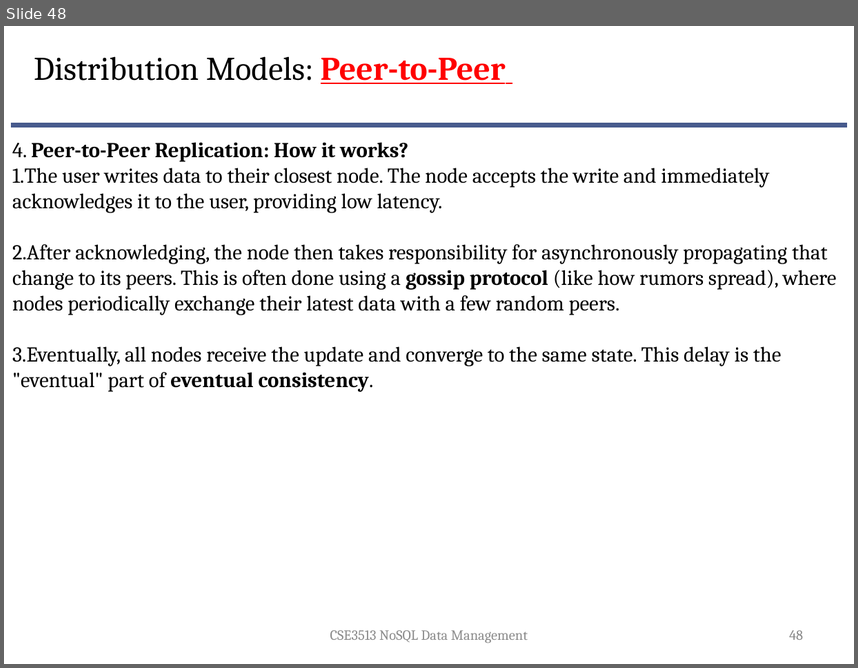
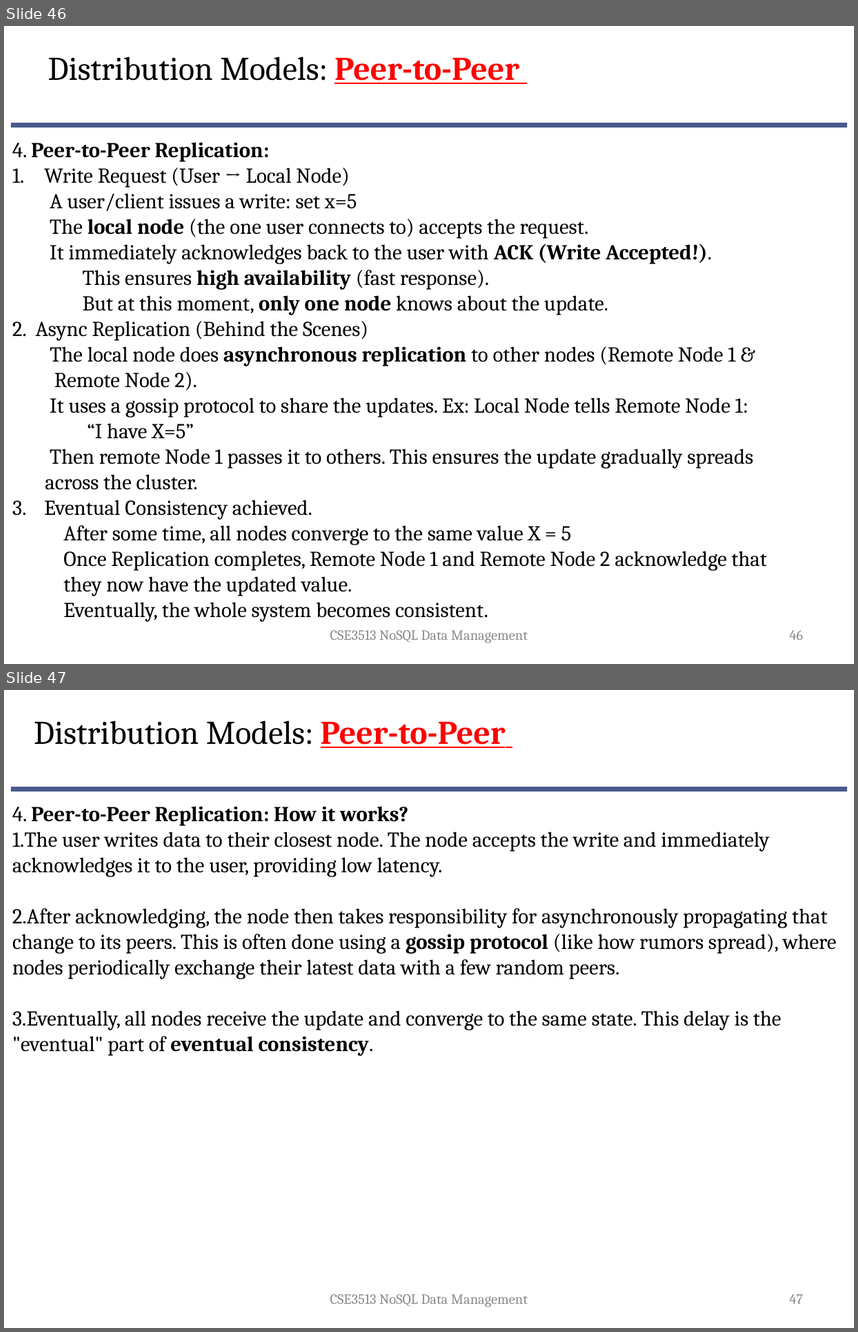
Before and after one commit to suniljeevan/NOSQL-2025, a slide deck: THEORY COURSE MATERIALS/Module 2.pptx. Shown one above the other, each under a label of ours: slide 48 before the commit, slides 46 and 47 after it. The pictures are 858x668 and 858x1332 pixels, drawn with LibreOffice and Linux fonts; fonts in the diff are those of the drawing; background and template pictures are left out. Boxes give left, top, right and bottom in pixels: in the first picture for what was removed or moved away, otherwise in the second. Text is boxed around its words. In the diff, an @@ line names an element or a change of style, - is before the commit and + after.

```diff
--- a/THEORY COURSE MATERIALS/Module 2.pptx
+++ b/THEORY COURSE MATERIALS/Module 2.pptx
@@ slide 46 added at (4,26,854,664), background #FFFFFF; not listed: 1 template element that a slide beside it also shows @@
@@ text added at (48,56,519,84), 28 pt, text #000000 @@
+Distribution Models: Peer-to-Peer
@@ text added at (12,142,767,621), 18 pt, text #000000 @@
+4. Peer-to-Peer Replication:
+1. Write Request (User → Local Node)
+A user/client issues a write: set x=5
+The local node (the one user connects to) accepts the request.
+It immediately acknowledges back to the user with ACK (Write Accepted!).
+This ensures high availability (fast response).
+But at this moment, only one node knows about the update.
+2. Async Replication (Behind the Scenes)
+The local node does asynchronous replication to other nodes (Remote Node 1 &
+Remote Node 2).
+It uses a gossip protocol to share the updates. Ex: Local Node tells Remote Node 1:
+“I have X=5”
+Then remote Node 1 passes it to others. This ensures the update gradually spreads
+across the cluster.
+3. Eventual Consistency achieved.
+After some time, all nodes converge to the same value X = 5
+Once Replication completes, Remote Node 1 and Remote Node 2 acknowledge that
+they now have the updated value.
+Eventually, the whole system becomes consistent.
@@ text added at (330,630,528,643), 12 pt, text #8C8C8C @@
+CSE3513 NoSQL Data Management
@@ page number added at (789,630,803,639), 12 pt, text #898989 @@
+46
@@ what was slide 48 is now slide 47 @@
@@ page number at (789,1294,803,1303): text changed @@
-48
+47
```
Also in this commit, not shown: 4 slides changed, 2 slides removed, 3 other files.
